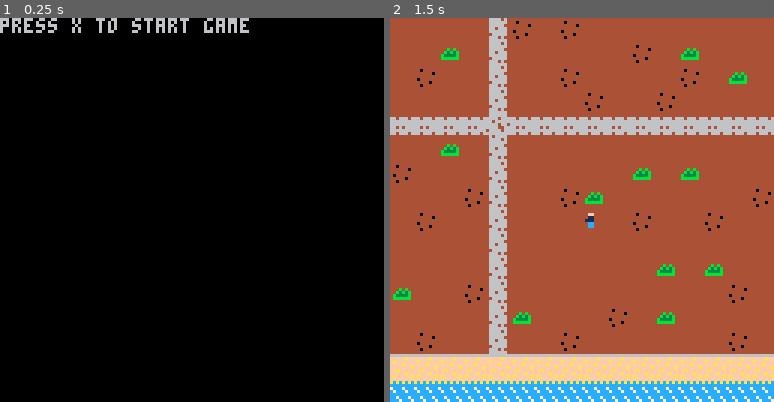
Above: before the commit, frames 1-2 (left to right).
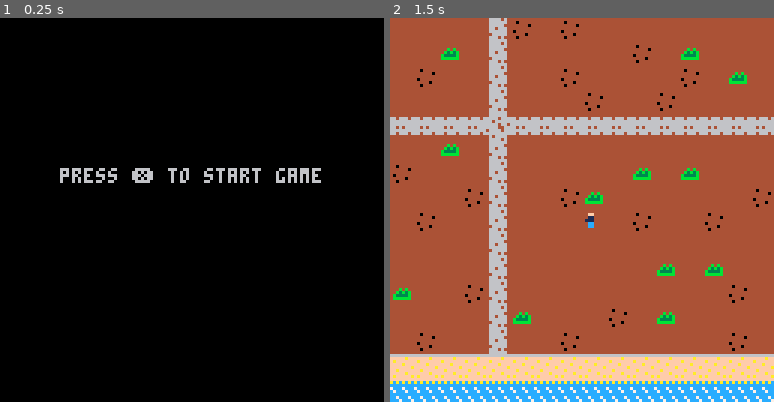
Above: after the commit, the same moments.

Repository: MGreco2112/PICO8-Demo
Game: PICO-8 cartridge spritedemo.p8
Two runs of this game, one before a commit and one after it. Both use one fixed random seed, a clock stepped at 60 frames per second and the inputs below.
Inputs:
- Up to frame 1 (0.25 s): no input
- Up to frame 2 (1.5 s): tap X (X key) at 1.07 s

The runs differ from the first frame. In frame 1, 2.1% of the frame differs, in the area x 0-84%, y 0-43%; in frame 2, nothing differs.

Commit message:
cleaned up text prompt to start game

Diff:
--- a/spritedemo.p8
+++ b/spritedemo.p8
@@ -85,7 +85,7 @@
 function draw_screen()
 	if state == "start" then
 		cls()
-		print("press x to start game")
+		print("press ❎ to start game",20,50)
 		if btn(❎) then
 			update_state()
 		end
